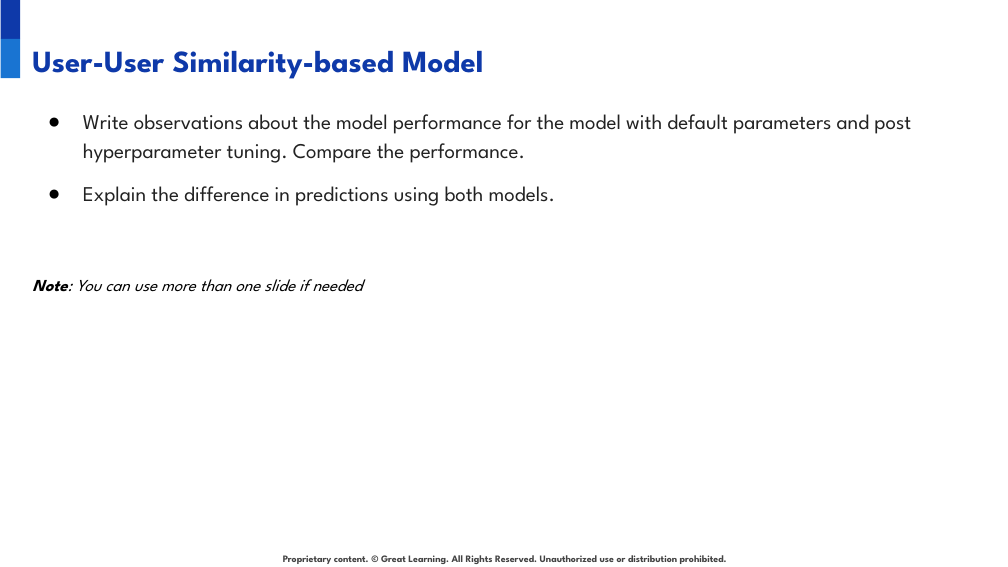
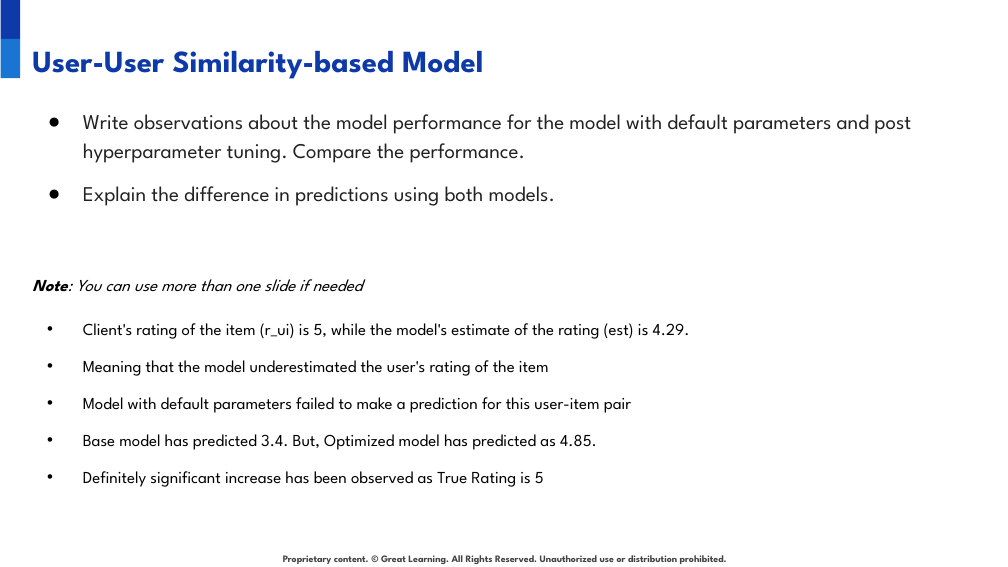
Before and after one commit to aktermitu13/Product-Recommendation-System, a slide deck: slide 7 of Presentation+Template+-+Amazon+Product+Recommendation+System.pptx (slide 6 before the commit). Drawn at 1008x567 pixels with LibreOffice and Linux fonts; fonts in the diff are those of the drawing; background and template pictures are left out. Boxes give left, top, right and bottom in pixels: in the first picture for what was removed or moved away, otherwise in the second. Text is boxed around its words. In the diff, an @@ line names an element or a change of style, - is before the commit and + after.

```diff
--- a/Presentation+Template+-+Amazon+Product+Recommendation+System.pptx
+++ b/Presentation+Template+-+Amazon+Product+Recommendation+System.pptx
@@ text at [83,323,690,487]: paragraphs added @@
+• Client's rating of the item (r_ui) is 5, while the model's estimate of the rating (est) is 4.29.
+• Meaning that the model underestimated the user's rating of the item
+• Model with default parameters failed to make a prediction for this user-item pair
+• Base model has predicted 3.4. But, Optimized model has predicted as 4.85.
+• Definitely significant increase has been observed as True Rating is 5
```
Also in this commit, not shown: 5 other slides changed, 2 slides added, 1 slide removed, 1 other file.
